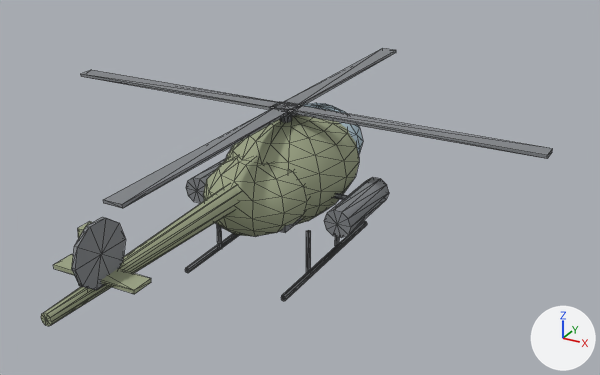
The OBJ model wardogs-mod/src/main/resources/assets/wardogs/models/vehicle/ah6r.obj: old version first, new version second.
Before and after are seen from a 50 mm lens placed at (6.05, -10.35, 6.38), pointed at (0.43, -0.14, 1.27). Arrows for +X, +Y and +Z are at lower right; the lights stay in place. The older version comes first. Mesh edges are drawn as thin lines. Where no turn or scale is listed for an object, it has been applied to the vertices. Vertices at exactly the same position are counted once.

Names of what the first picture shows: 'model'.
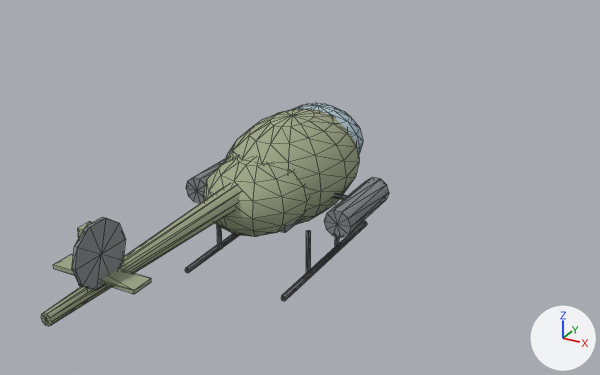
Where the change shows, as pixel boxes (x1, y1, x2, y2) in the pictures (600 x 375 px):
'model', reshaped (32% narrower, 20% shorter): before (41, 48, 552, 326); after (41, 103, 389, 326)
part 1 of me_model, deleted: before (81, 48, 552, 208)

The change in detail:
me_model is used by ob_model.
me_model had 802 vertices, 1452 faces and spanned x -4.0..4.0, y -5.0..4.2, z 0.05..2.41.
me_model now has 730 vertices, 1332 faces and spans x -1.47..1.47, y -5.0..1.95, z 0.05..2.35.
me_model part 1: 6 loose pieces with 72 vertices, spanning x -4.0..4.0, y -3.8..4.2, z 1.97..2.41, are deleted.
